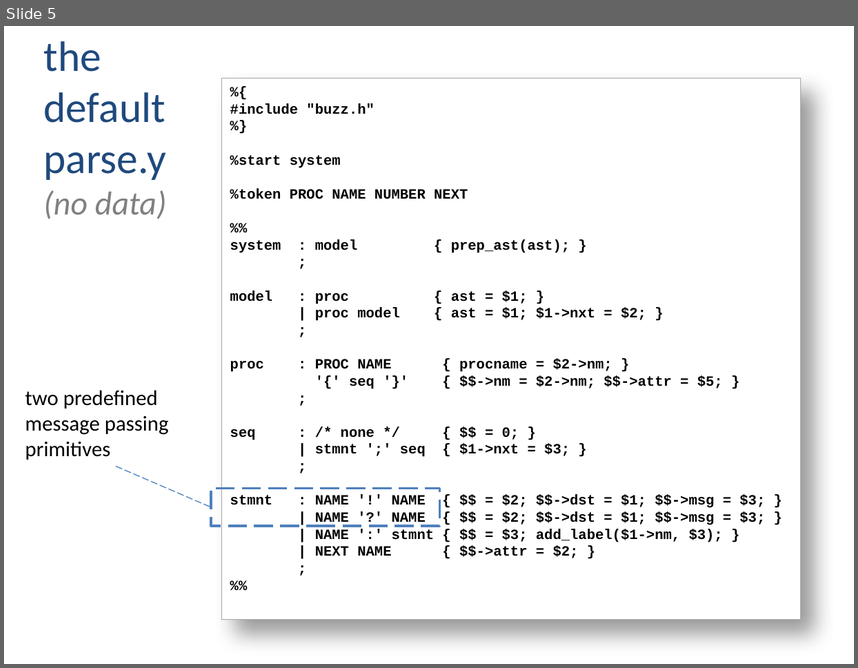
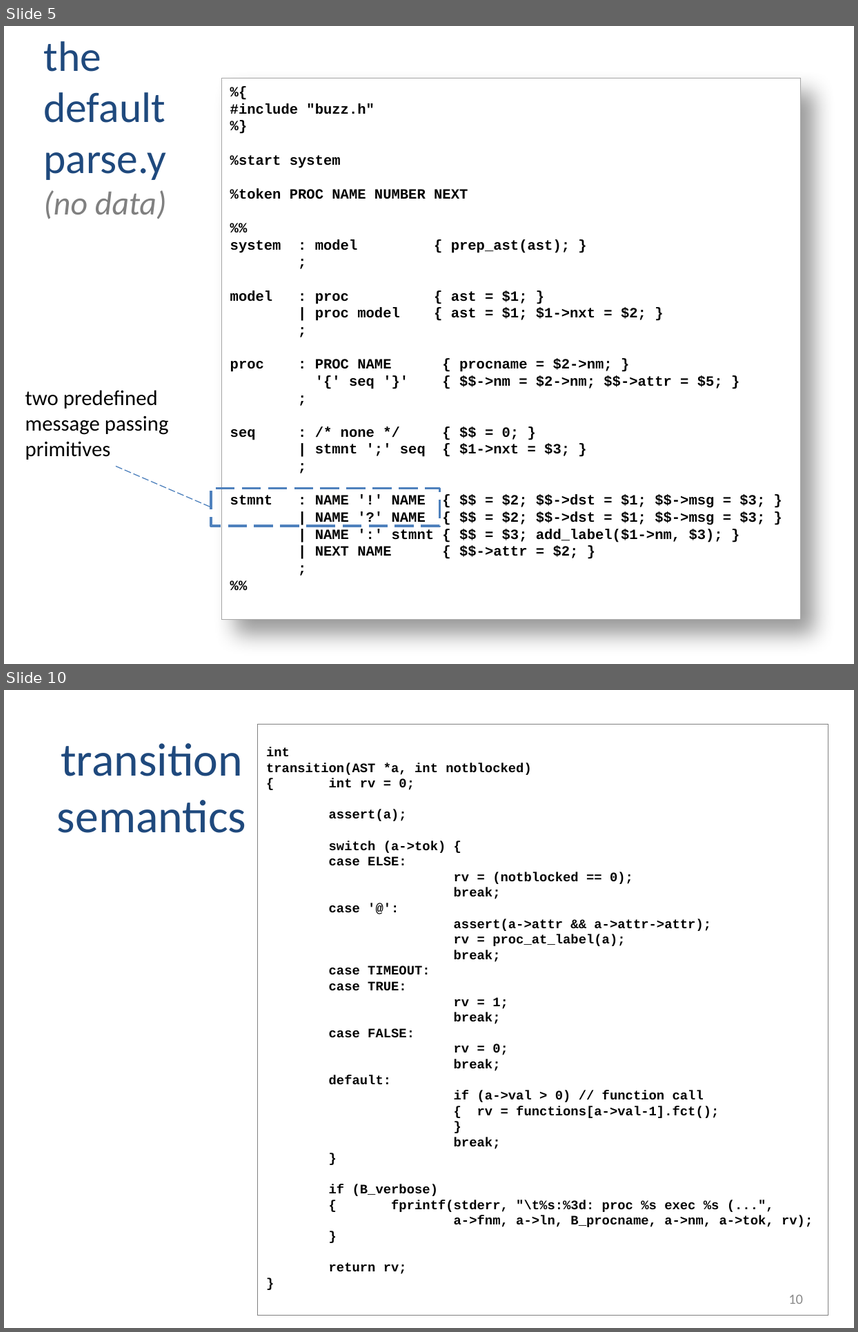
Before and after one commit to nimble-code/Buzz, a slide deck: docs/Buzz_Overview.pptx. Shown one above the other, each under a label of ours: slide 5 before the commit, slides 5 and 10 after it; the slides between them are not shown. The pictures are 858x668 and 858x1332 pixels, drawn with LibreOffice and Linux fonts; fonts in the diff are those of the drawing. Boxes give left, top, right and bottom in pixels: in the first picture for what was removed or moved away, otherwise in the second. Text is boxed around its words. In the diff, an @@ line names an element or a change of style, - is before the commit and + after.

```diff
--- a/docs/Buzz_Overview.pptx
+++ b/docs/Buzz_Overview.pptx
@@ slide 10 added at [4,690,854,1328], background #FFFFFF @@
@@ rectangle added at [258,724,829,1315], outline #808080 0.75 pt, 11 pt, text #000000, bold @@
+int
+transition(AST *a, int notblocked)
+{ int rv = 0;
+assert(a);
+switch (a->tok) {
+case ELSE:
+rv = (notblocked == 0);
+break;
+case '@':
+assert(a->attr && a->attr->attr);
+rv = proc_at_label(a);
+break;
+case TIMEOUT:
+case TRUE:
+rv = 1;
+break;
+case FALSE:
+rv = 0;
+break;
+default:
+if (a->val > 0) // function call
+{ rv = functions[a->val-1].fct();
+}
+break;
+}
+if (B_verbose)
+{ fprintf(stderr, "\t%s:%3d: proc %s exec %s (...",
+a->fnm, a->ln, B_procname, a->nm, a->tok, rv);
+}
+return rv;
+}
@@ title added at [57,743,246,833], 39.6 pt, text #1F497D @@
+transition semantics
@@ page number added at [789,1294,803,1303], 12 pt, text #8C8C8C @@
+10
```
Also in this commit, not shown: 3 slides changed, 3 other slides added, 2 slides removed.
